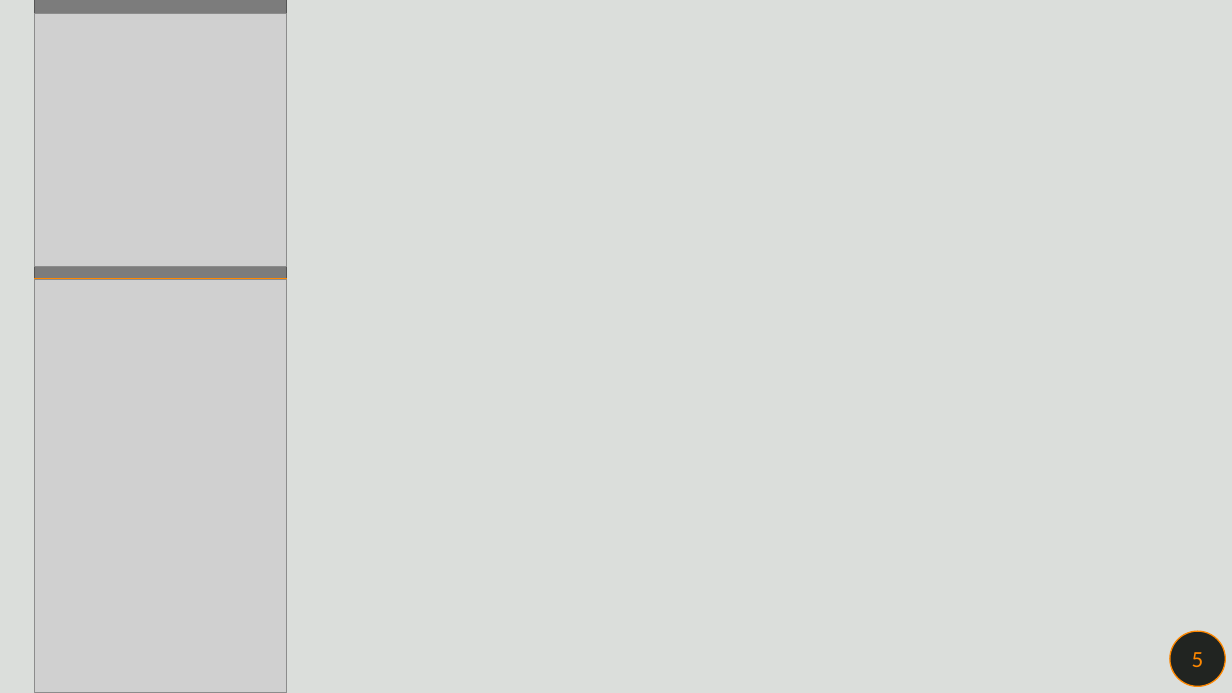
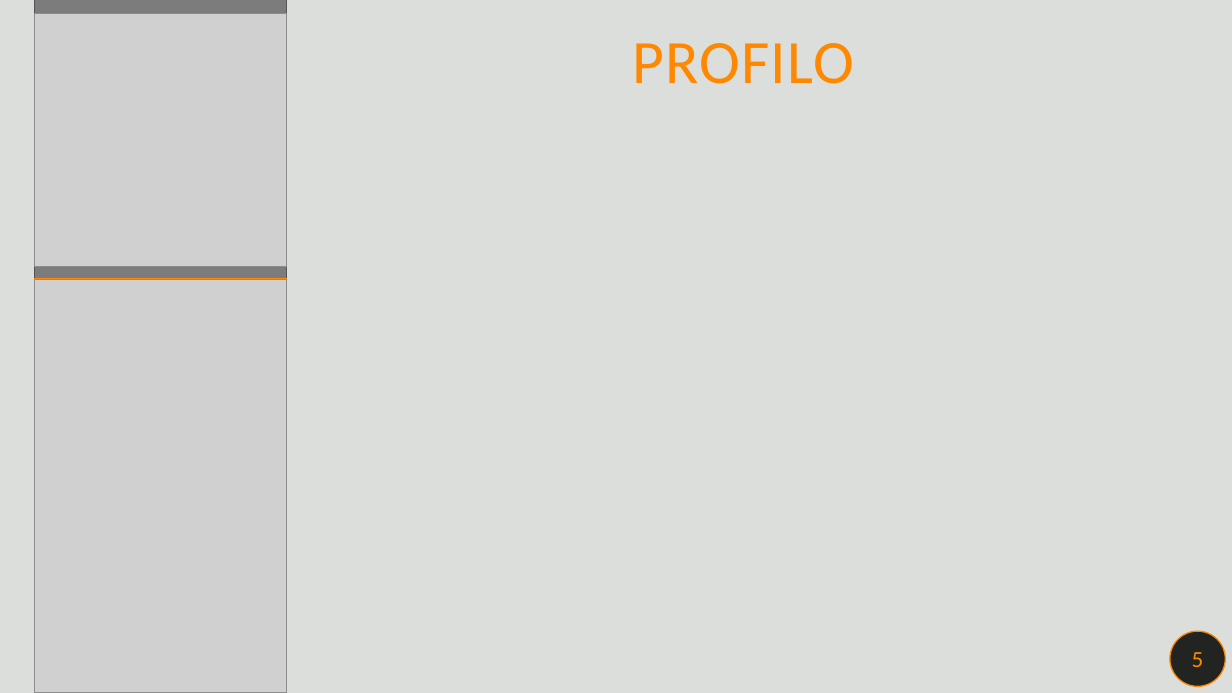
Before and after one commit to kevinmala00/PonyHelper, a slide deck: slide 12 of PresentazionePonyHelper.pptx. Drawn at 1232x693 pixels with LibreOffice and Linux fonts; fonts in the diff are those of the drawing; grey boxes stand for pictures. Boxes give left, top, right and bottom in pixels: in the first picture for what was removed or moved away, otherwise in the second. Text is boxed around its words. In the diff, an @@ line names an element or a change of style, - is before the commit and + after.

```diff
--- a/PresentazionePonyHelper.pptx
+++ b/PresentazionePonyHelper.pptx
@@ text added at box(632, 43, 854, 84), 48 pt, text #FF8800 @@
+PROFILO
```
Also in this commit, not shown: 5 other slides changed, 8 slides added, 9 slides removed.
